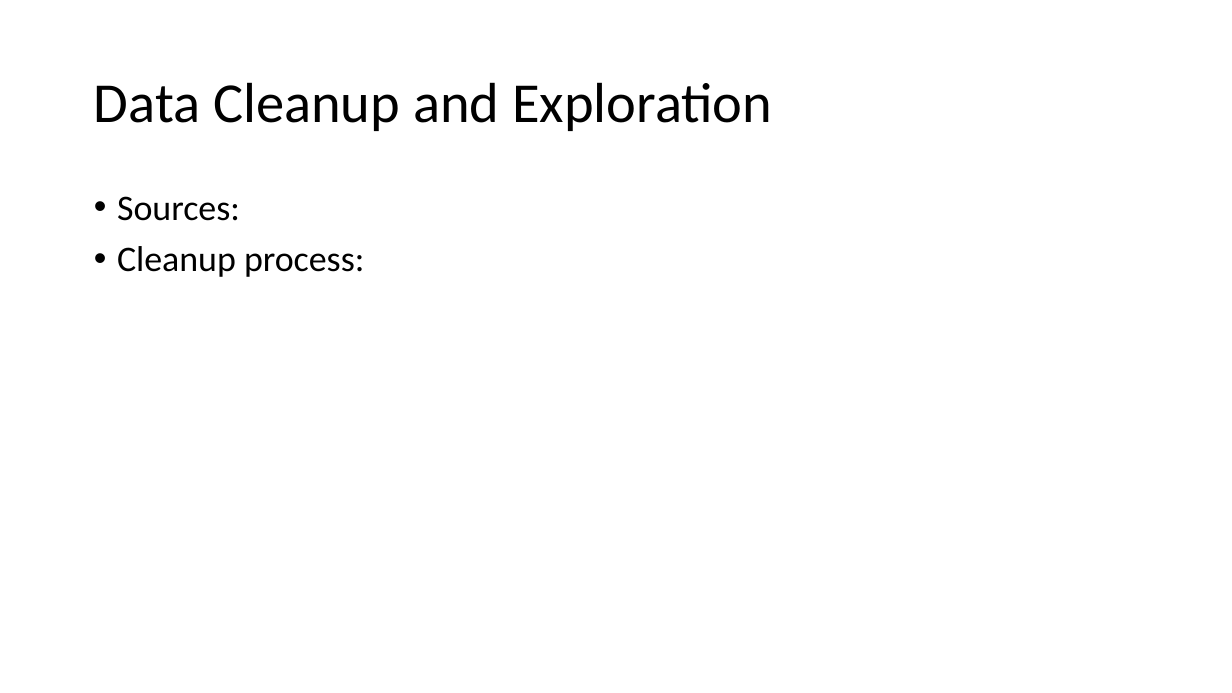
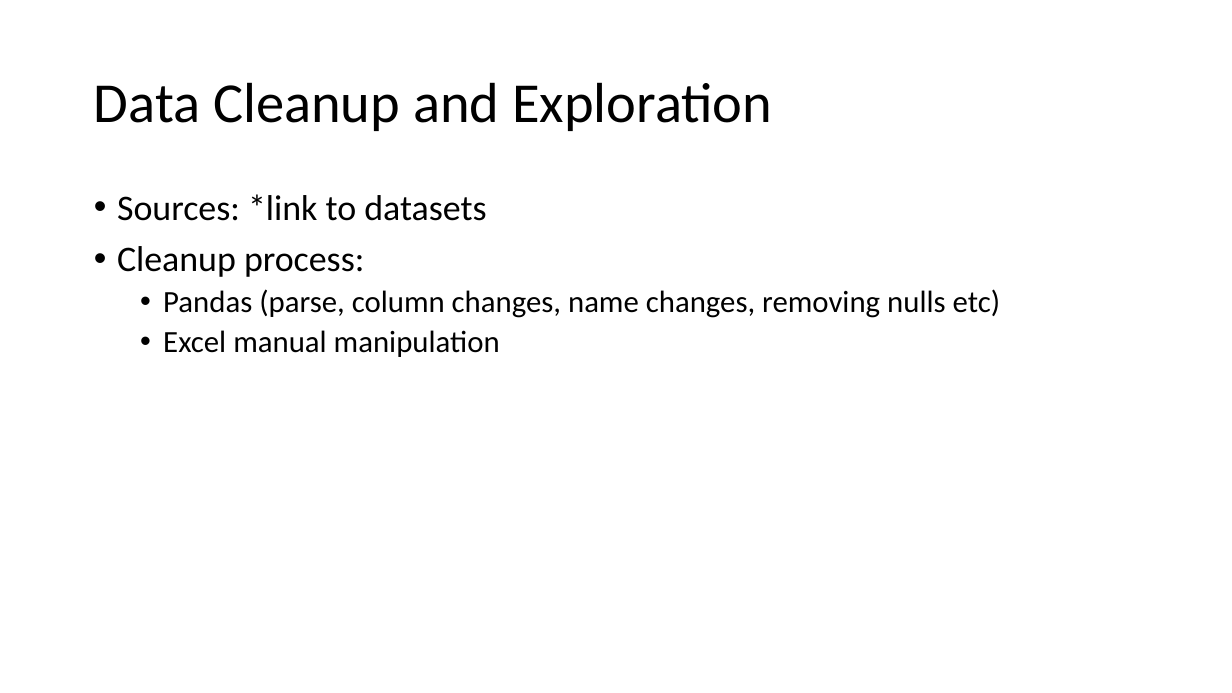
Before and after one commit to priscilla-wong/Project_1, a slide deck: slide 4 of Project_1_Slides.pptx. Drawn at 1232x693 pixels with LibreOffice and Linux fonts; fonts in the diff are those of the drawing. Boxes give left, top, right and bottom in pixels: in the first picture for what was removed or moved away, otherwise in the second. Text is boxed around its words. In the diff, an @@ line names an element or a change of style, - is before the commit and + after.

Commit message:
adding files and updating slides

```diff
--- a/Project_1_Slides.pptx
+++ b/Project_1_Slides.pptx
@@ text at (117,194,486,221): text changed @@
-• Sources:
+• Sources: *link to datasets
@@ text at (163,289,1000,357): paragraphs added @@
+  • Pandas (parse, column changes, name changes, removing nulls etc)
+  • Excel manual manipulation
```
Also in this commit, not shown: 4 other slides changed, 1 slide removed, 3 other files.
